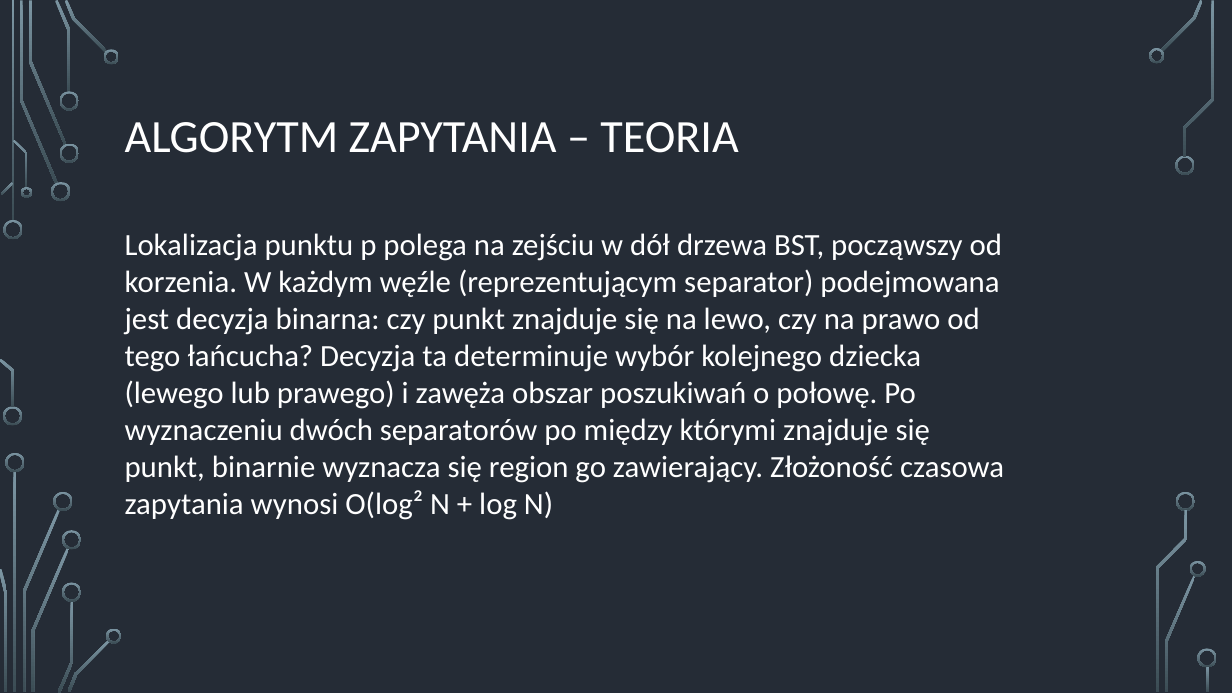
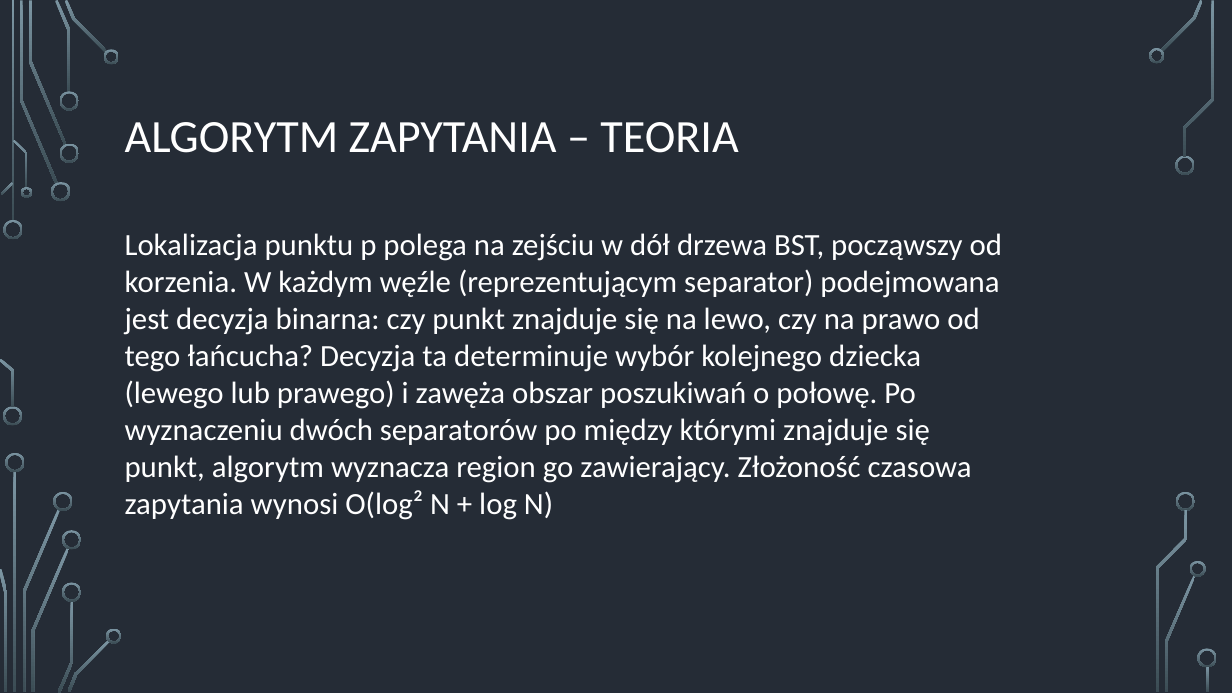
Before and after one commit to WerminskiGabriel/Geometric-Algorithms-Project, a slide deck: slide 12 of prezentacja_lodoba_werminski.pptx. Drawn at 1232x693 pixels with LibreOffice and Linux fonts; fonts in the diff are those of the drawing; background and template pictures are left out. Boxes give left, top, right and bottom in pixels: in the first picture for what was removed or moved away, otherwise in the second. Text is boxed around its words. In the diff, an @@ line names an element or a change of style, - is before the commit and + after.

```diff
--- a/prezentacja_lodoba_werminski.pptx
+++ b/prezentacja_lodoba_werminski.pptx
@@ text at (125, 233, 1002, 520): text changed @@
-Lokalizacja punktu p polega na zejściu w dół drzewa BST, począwszy od korzenia. W każdym węźle (reprezentującym separator) podejmowana jest decyzja binarna: czy punkt znajduje się na lewo, czy na prawo od tego łańcucha? Decyzja ta determinuje wybór kolejnego dziecka (lewego lub prawego) i zawęża obszar poszukiwań o połowę. Po wyznaczeniu dwóch separatorów po między którymi znajduje się punkt, binarnie wyznacza się region go zawierający. Złożoność czasowa zapytania wynosi O(log² N + log N)
+Lokalizacja punktu p polega na zejściu w dół drzewa BST, począwszy od korzenia. W każdym węźle (reprezentującym separator) podejmowana jest decyzja binarna: czy punkt znajduje się na lewo, czy na prawo od tego łańcucha? Decyzja ta determinuje wybór kolejnego dziecka (lewego lub prawego) i zawęża obszar poszukiwań o połowę. Po wyznaczeniu dwóch separatorów po między którymi znajduje się punkt, algorytm wyznacza region go zawierający. Złożoność czasowa zapytania wynosi O(log² N + log N)
```
Also in this commit, not shown: 8 other files.
